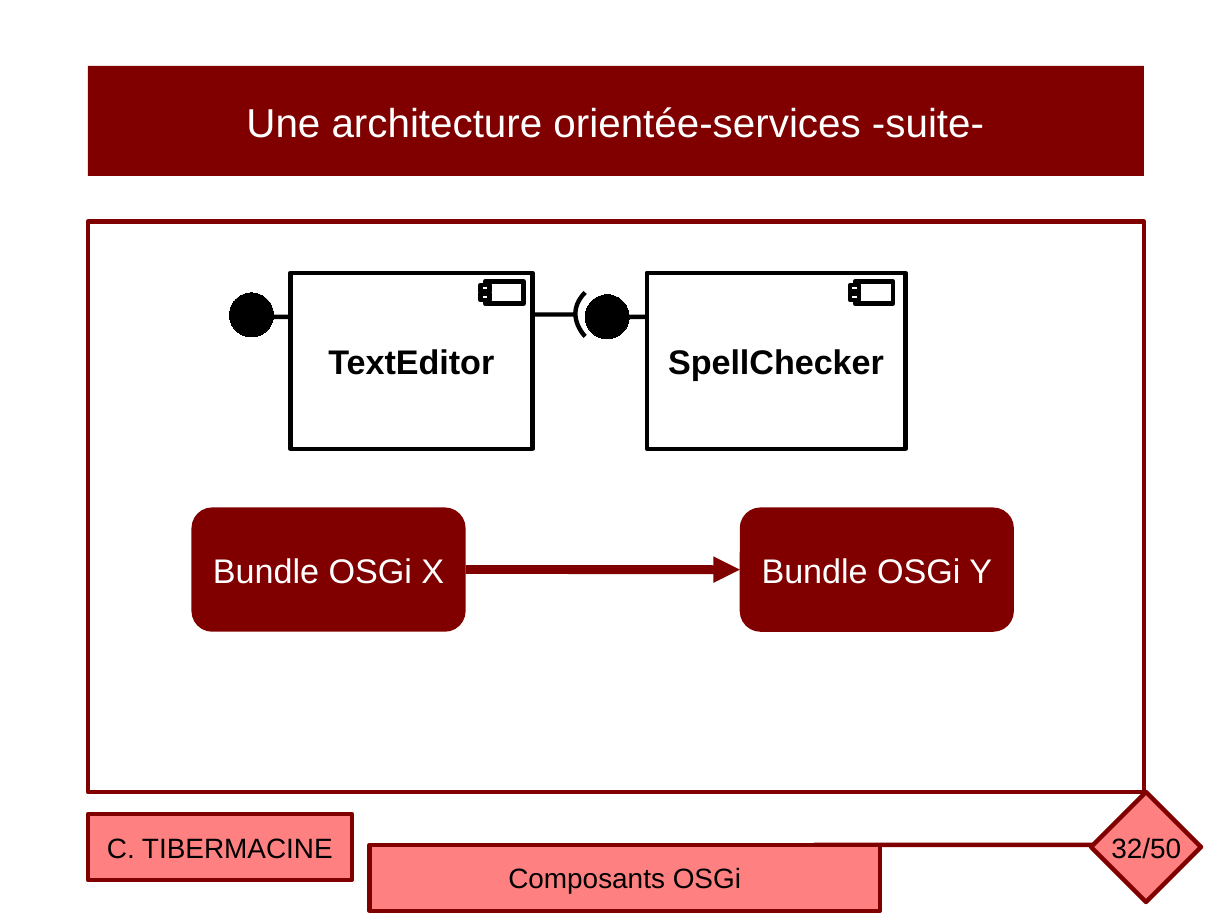
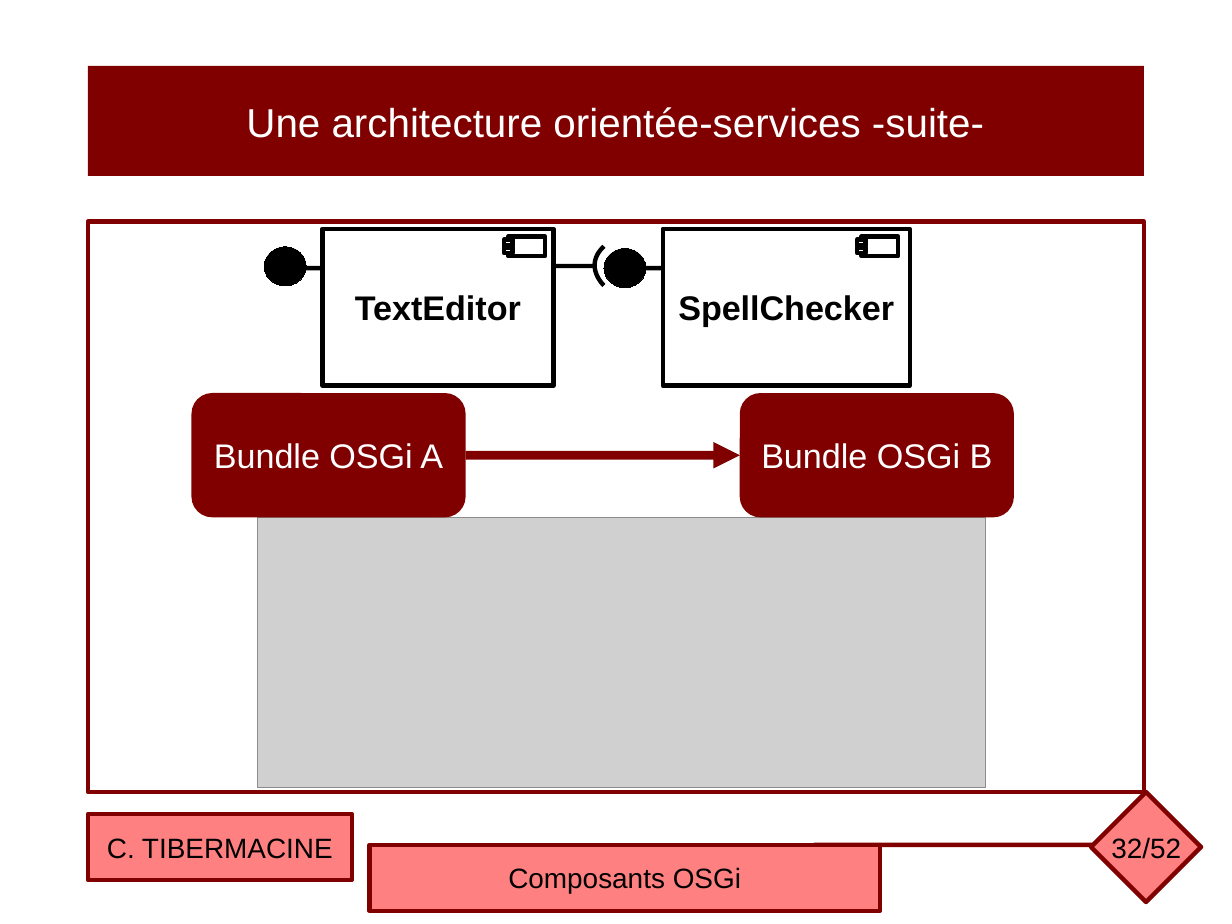
Before and after one commit to ctiber/composants, a slide deck: slide 32 of cours/cours3.odp. Drawn at 1232x924 pixels with LibreOffice and Linux fonts; fonts in the diff are those of the drawing; grey boxes stand for pictures. Boxes give left, top, right and bottom in pixels: in the first picture for what was removed or moved away, otherwise in the second. Text is boxed around its words. In the diff, an @@ line names an element or a change of style, - is before the commit and + after.

Commit message:
Mise à jour du cours OSGi

```diff
--- a/cours/cours3.odp
+++ b/cours/cours3.odp
@@ rectangle at [88,221,1145,792]: fill #FFFFFF to none @@
@@ rectangle "TextEditor": place and size @@
-rectangle "TextEditor" at [291,273,533,448]
+rectangle "TextEditor" at [323,229,555,386]
@@ rectangle: place and size @@
-rectangle at [481,294,490,301]
+rectangle at [504,239,513,245]
@@ rectangle: place and size @@
-rectangle at [485,282,523,304]
+rectangle at [509,237,546,257]
@@ rectangle "SpellChecker": place and size @@
-rectangle "SpellChecker" at [647,273,906,448]
+rectangle "SpellChecker" at [663,229,910,386]
@@ rectangle: place and size @@
-rectangle at [851,294,860,301]
+rectangle at [857,239,866,245]
@@ rectangle: place and size @@
-rectangle at [855,282,893,304]
+rectangle at [862,237,899,257]
@@ ellipse: place and size @@
-ellipse at [229,293,273,337]
+ellipse at [264,247,306,286]
@@ line moved from (268, 316) - (291, 316) to (302, 268) - (323, 268) @@
@@ rectangle: place and size @@
-rectangle at [481,285,490,292]
+rectangle at [504,247,513,253]
@@ line moved from (532, 314) - (577, 314) to (553, 266) - (596, 266) @@
@@ freeform shape: place and size @@
-freeform shape at [576,293,586,337]
+freeform shape at [595,246,604,285]
@@ ellipse: place and size @@
-ellipse at [586,295,629,339]
+ellipse at [604,248,646,287]
@@ line moved from (625, 316) - (647, 316) to (642, 268) - (663, 268) @@
@@ rectangle: place and size @@
-rectangle at [851,285,860,292]
+rectangle at [857,247,866,253]
@@ 2 rounded rectangles, 1 arrow: place and size @@
-2 rounded rectangles, 1 arrow at [191,508,1014,632]
+2 rounded rectangles, 1 arrow at [191,394,1014,518]
@@ text in rounded rectangle at [214,443,443,469]: text changed @@
-Bundle OSGi X
+Bundle OSGi A
@@ text in rounded rectangle at [761,443,993,469]: text changed @@
-Bundle OSGi Y
+Bundle OSGi B
@@ picture added at [258,518,986,788] @@
@@ page number at [1111,837,1181,859]: text changed @@
-32/50
+32/52
```
Also in this commit, not shown: 5 other slides changed, 2 slides added, 1 other file.
